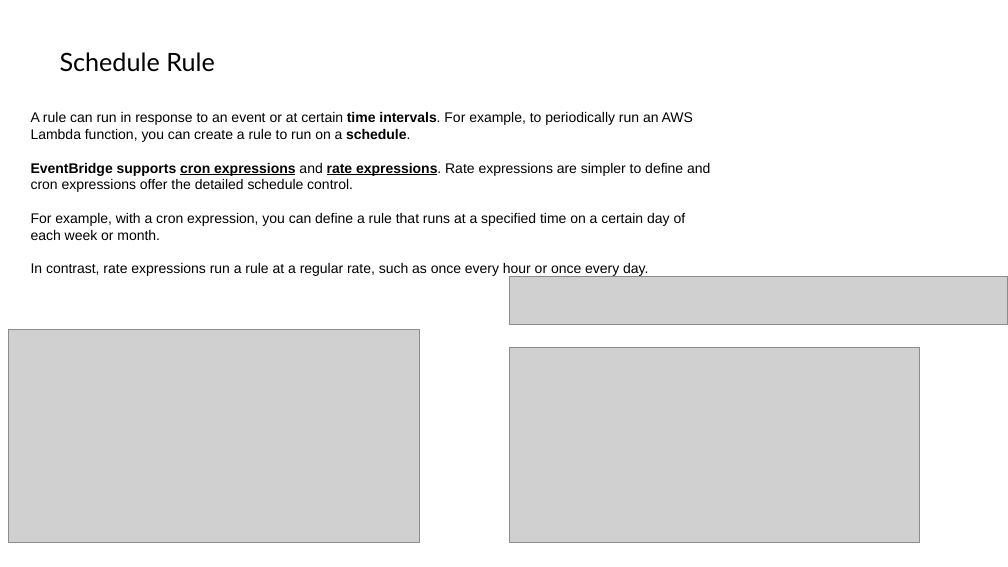
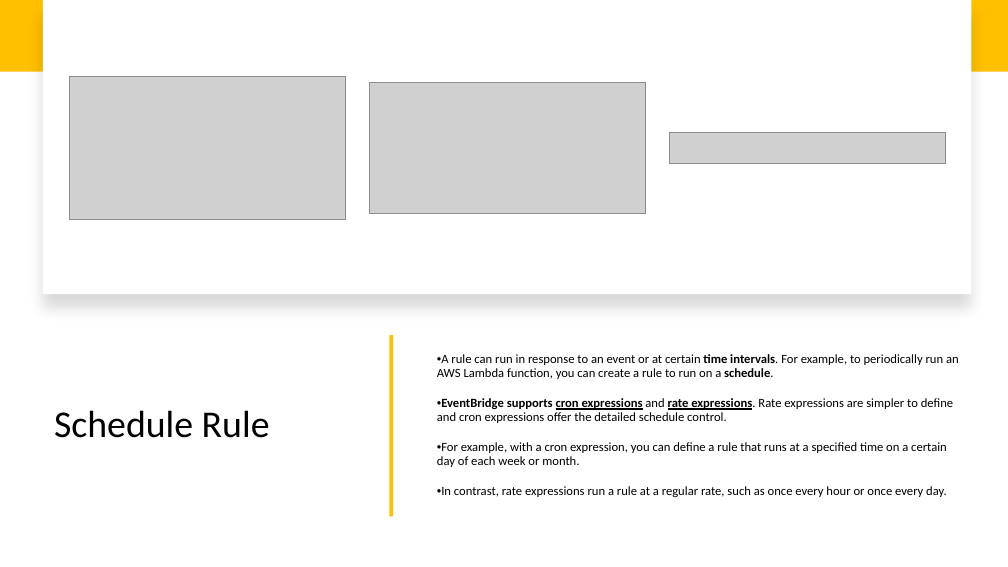
Before and after one commit to IlyaChakun/aws-iba-courses, a slide deck: slide 7 of lecture-materials/Managment&Governance/eventBridge/event-bridge.pptx. Drawn at 1008x567 pixels with LibreOffice and Linux fonts; fonts in the diff are those of the drawing; grey boxes stand for pictures. Boxes give left, top, right and bottom in pixels: in the first picture for what was removed or moved away, otherwise in the second. Text is boxed around its words. In the diff, an @@ line names an element or a change of style, - is before the commit and + after.

```diff
--- a/lecture-materials/Managment&Governance/eventBridge/event-bridge.pptx
+++ b/lecture-materials/Managment&Governance/eventBridge/event-bridge.pptx
@@ rectangle added at bbox=[0, 0, 1008, 72], fill #FFC000 @@
@@ rectangle added at bbox=[42, 0, 971, 294], fill #FFFFFF @@
@@ picture: place and size @@
-picture at bbox=[9, 330, 419, 542]
+picture at bbox=[70, 77, 346, 220]
@@ picture: place and size @@
-picture at bbox=[509, 348, 919, 542]
+picture at bbox=[369, 83, 645, 214]
@@ picture: place and size @@
-picture at bbox=[509, 277, 1008, 325]
+picture at bbox=[669, 133, 946, 163]
@@ title "Schedule Rule": place and size @@
-title "Schedule Rule" at bbox=[60, 52, 215, 72]
+title "Schedule Rule" at bbox=[54, 410, 270, 438]
@@ title "Schedule Rule" at bbox=[54, 410, 270, 438]: size 18 to 27 pt, font Lato to Calibri @@
@@ text "A rule can run in ...": place and size @@
-text "A rule can run in ..." at bbox=[31, 112, 710, 277]
+text "A rule can run in ..." at bbox=[437, 354, 959, 497]
@@ text "A rule can run in ..." at bbox=[437, 354, 959, 497]: size 10 to 9 pt, font Arial to Calibri; bullet none to •; line spacing 1 to 0.9; vertical alignment top to middle @@
@@ rectangle added at bbox=[389, 335, 393, 516], fill #FFC000 @@
```
Also in this commit, not shown: 10 other slides changed, 2 slides added, 1 other file.
